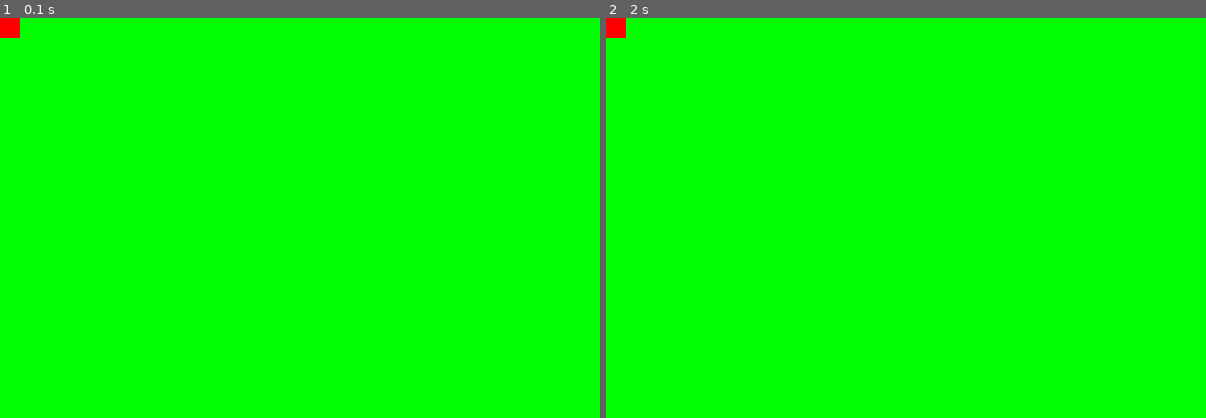
Above: before the commit, frames 1-2 (left to right).
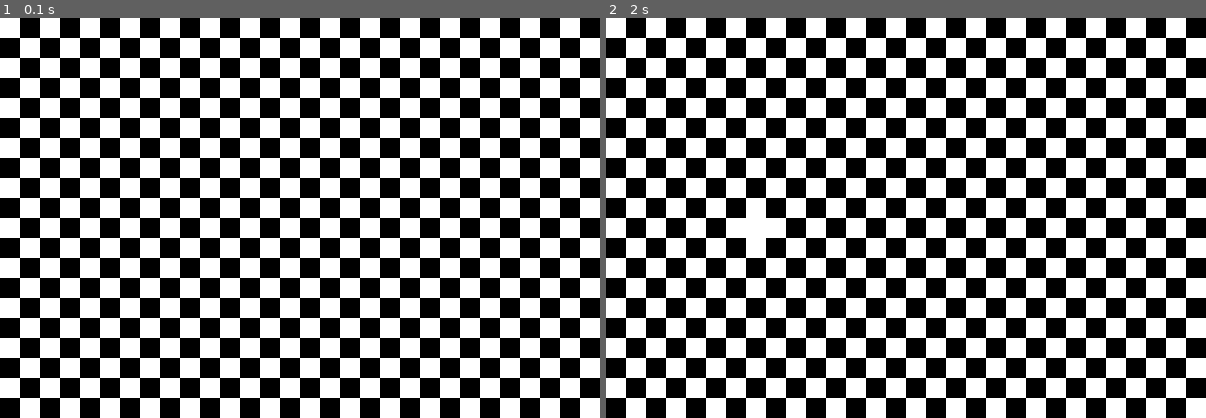
Above: after the commit, the same moments.

Repository: Name6672/python-testing
Game: pygame game, started from block colour grid.py
Two runs of this game, one before a commit and one after it. Both use one fixed random seed, a clock stepped at 60 frames per second and the inputs below.
Inputs (mouse positions are in pixels of both pictures, inside the frame that each line leads up to):
- Up to frame 1 (0.1 s): no input
- Up to frame 2 (2 s): press the mouse at (762, 222) at 0.37 s; move the mouse to (864, 266) at 0.47 s; release the mouse at (966, 306) at 0.6 s; press the mouse at (762, 222) at 0.7 s; move the mouse to (870, 238) at 0.8 s; release the mouse at (978, 254) at 0.93 s; press the mouse at (762, 222) at 1.03 s; move the mouse to (822, 270) at 1.13 s; release the mouse at (876, 322) at 1.27 s; press the mouse at (762, 222) at 1.37 s; move the mouse to (912, 250) at 1.47 s; release the mouse at (1062, 282) at 1.6 s; press the mouse at (762, 222) at 1.7 s; move the mouse to (936, 274) at 1.8 s; release the mouse at (1116, 322) at 1.93 s

The runs differ from the first frame. In frame 1, 100% of the frame differs, in the area x 0-100%, y 0-100%; in frame 2, 100%.

Commit message:
made checker grid added click to change colour

Diff:
--- a/block colour grid.py
+++ b/block colour grid.py
@@ -1,5 +1,6 @@
 import pygame
 import utilities
+import math
 
 #globals
 screen_size = width, height = (600,400)
@@ -35,13 +36,27 @@
 
 def main():
 
-  def colour_blocks(surf,grid:BlockGrid,blocksize):
+  def colour_blocks(surf,grid:BlockGrid,blocksize,black_white:bool=False):
     hori_blocks,vert_blocks = grid.number_of_blocks()
     for col in range(vert_blocks):
       for block in range(int(hori_blocks/vert_blocks)):
         draw_area = pygame.Rect((blocksize*block,blocksize*col),(blocksize,blocksize))
-        block_colour = grid.get_block(block,col)
+        block_colour = (0,0,0)
+        if not black_white:
+          block_colour = grid.get_block(block,col)
+        elif grid.get_block(block,col):
+          block_colour = (255,255,255)
         pygame.draw.rect(surf,block_colour,draw_area)
+
+  def make_checker_board(grid:BlockGrid):
+    hori_blocks,vert_blocks = grid.number_of_blocks()
+    for col in range(vert_blocks):
+      for block in range(int(hori_blocks/vert_blocks)):
+        if utilities.is_even(col) ^ utilities.is_even(block):
+          grid.set_block(block,col,False)
+        else:
+          grid.set_block(block,col,True)
+
 
 
   block_size = 20
@@ -49,9 +64,21 @@
   horizontal_blocks = int(width/block_size)
 
   colour_grid = BlockGrid(horizontal_blocks,vertical_blocks,(0,255,0))
-  colour_grid.set_block(0,0,(255,0,0))
+  # colour_grid.set_block(0,0,(255,0,0))
+  make_checker_board(colour_grid)
   print(colour_grid.blocks)
 
+  def change_pix_to_pos(pix:int):
+    pos_x = math.floor(pix[0]/block_size)
+    pos_y = math.floor(pix[1]/block_size)
+    return (pos_x,pos_y)
+  def change_pos_to_pix(pos:int,centred:bool=False):
+    pix_x = pos[0]*block_size
+    pix_y = pos[1]*block_size
+    if centred:
+      pix_x+=block_size/2
+      pix_y+=block_size/2
+    return (pix_x,pix_y)
 
   t = 0
   ticks = 0
@@ -59,7 +86,7 @@
 
   running = True
   while running:
-    # screen.fill(background_colour)
+    screen.fill(background_colour)
     # utilities.text_to_screen(screen,'Hello, World!',(width/2,height/2),background=True)
     dt = clock.get_time()/1000
     t+=dt
@@ -68,9 +95,16 @@
         mouse_pos = pygame.mouse.get_pos()
       elif event.type == pygame.MOUSEBUTTONDOWN:
         if event.button == 1:
-          print('clicky')
+          pos = change_pix_to_pos(mouse_pos)
+          print('mouse pos: ' + str(mouse_pos))
+          print('pos: ' + str(pos))
+          print('pix: ' + str(change_pos_to_pix(pos)))
+          colour_grid.set_block(pos[0],pos[1],not colour_grid.get_block(pos[0],pos[1]))
 
-    colour_blocks(screen,colour_grid,block_size)
+      elif event.type == pygame.QUIT:
+        pygame.quit()
+
+    colour_blocks(screen,colour_grid,block_size,True)
 
     pygame.display.flip()
     pygame.display.update()
--- a/simpler_games.py
+++ b/simpler_games.py
@@ -767,7 +767,7 @@
       pos_x = math.floor(pix[0]/20)
       pos_y = math.floor(pix[1]/20)
       return (pos_x,pos_y)
-    def change_pos_to_pix(pos:int,centred:bool):
+    def change_pos_to_pix(pos:int,centred:bool=False):
       pix_x = pos[0]*20
       pix_y = pos[1]*20
       if centred:
